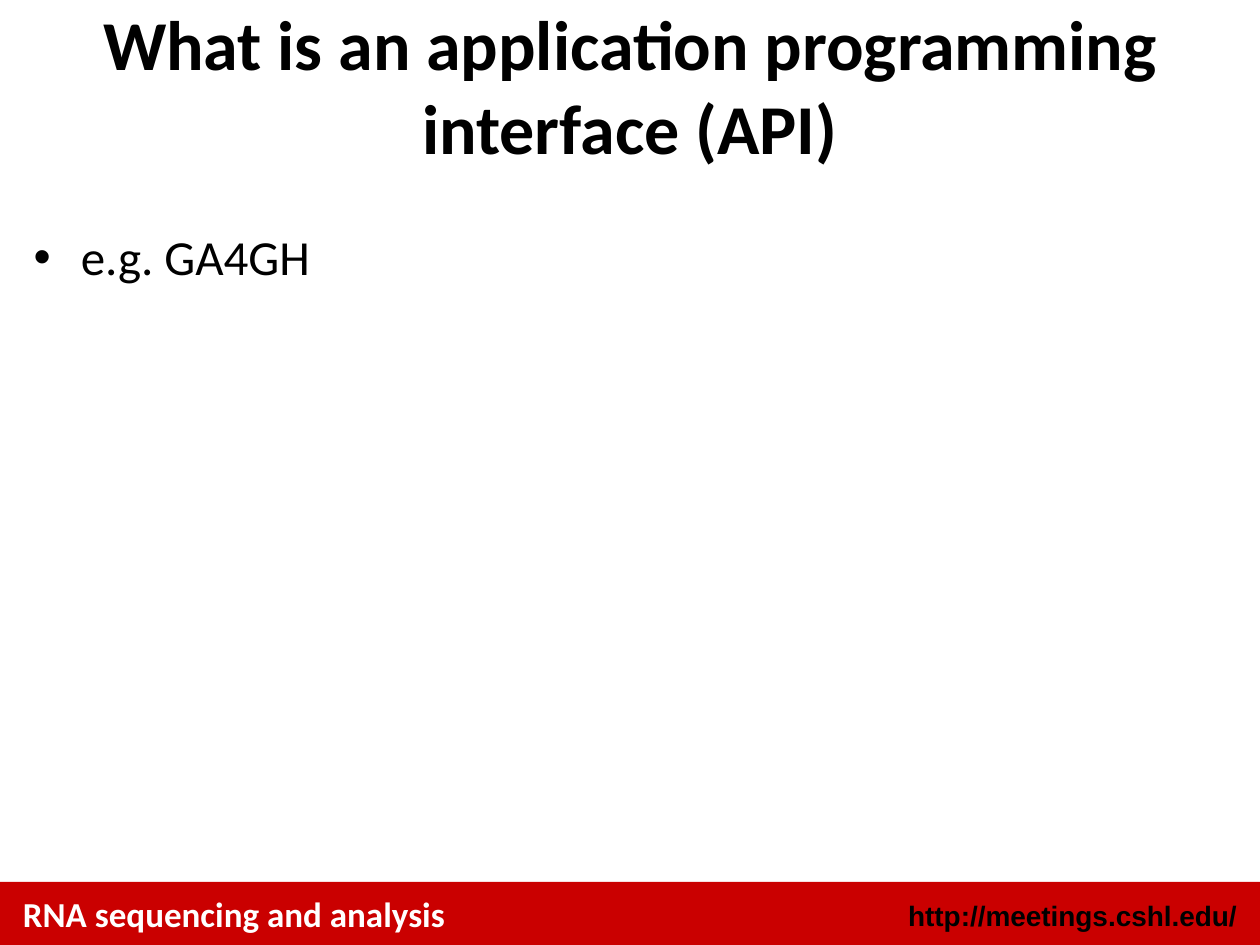
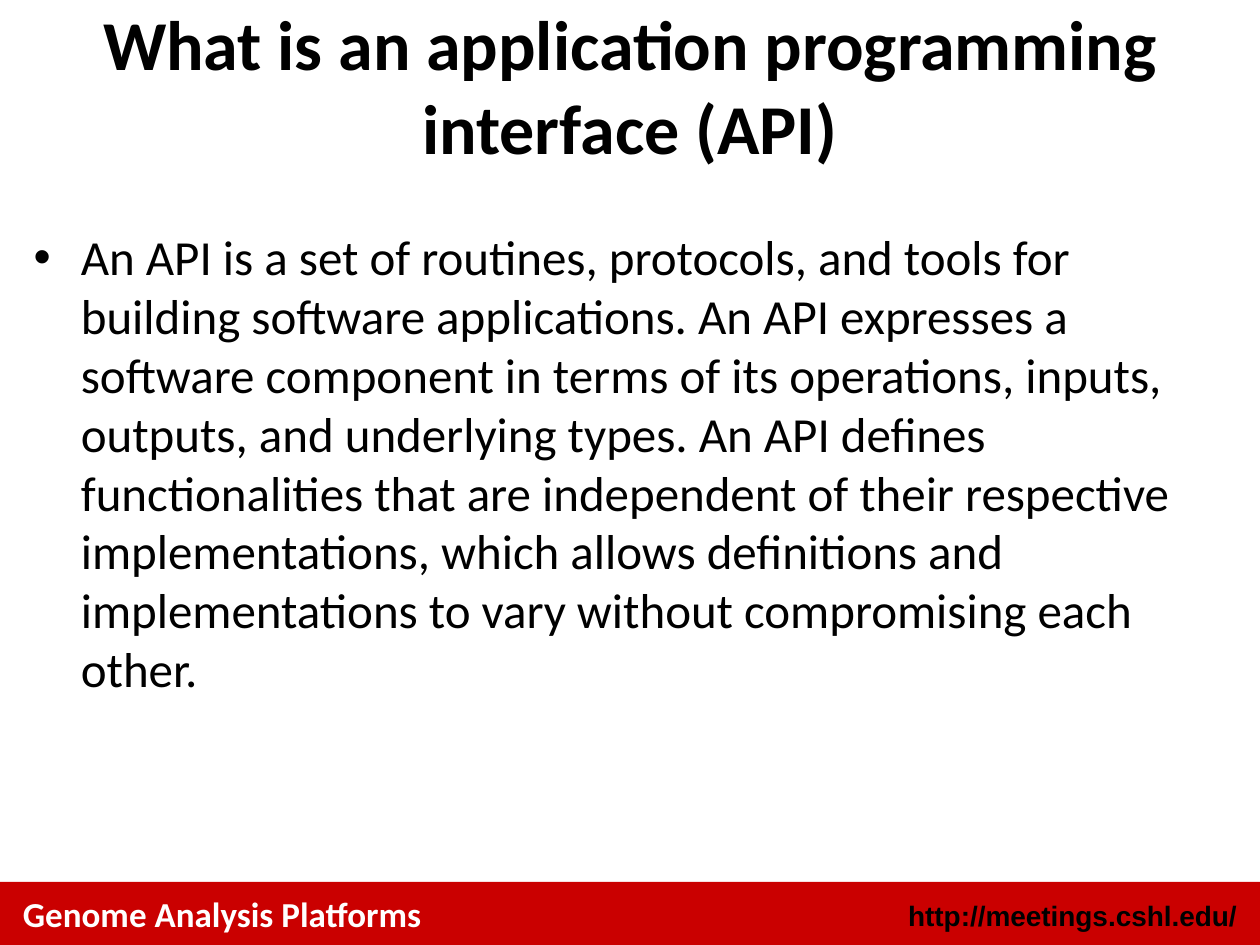
Before and after one commit to griffithlab/rnaseq_tutorial_wiki, a slide deck: slide 10 of LectureFiles/cshl/2014/GenomeAnalysisPlatforms.pptx. Drawn at 1260x945 pixels with LibreOffice and Linux fonts; fonts in the diff are those of the drawing. Boxes give left, top, right and bottom in pixels: in the first picture for what was removed or moved away, otherwise in the second. Text is boxed around its words. In the diff, an @@ line names an element or a change of style, - is before the commit and + after.

```diff
--- a/LectureFiles/cshl/2014/GenomeAnalysisPlatforms.pptx
+++ b/LectureFiles/cshl/2014/GenomeAnalysisPlatforms.pptx
@@ text at box(81, 241, 1169, 688): text changed @@
-• e.g. GA4GH
+• An API is a set of routines, protocols, and tools for building software applications. An API expresses a software component in terms of its operations, inputs, outputs, and underlying types. An API defines functionalities that are independent of their respective implementations, which allows definitions and implementations to vary without compromising each other.
@@ text at box(23, 902, 421, 933): text changed @@
-RNA sequencing and analysis
+Genome Analysis Platforms
```
Also in this commit, not shown: 14 other slides changed, 1 slide added, 2 slides removed.
